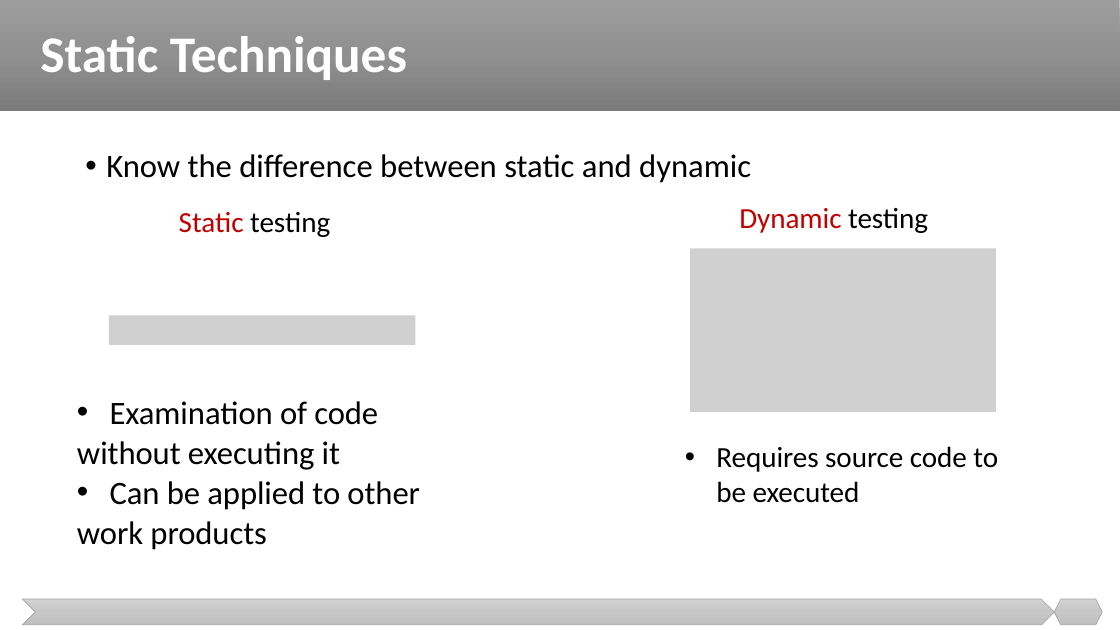
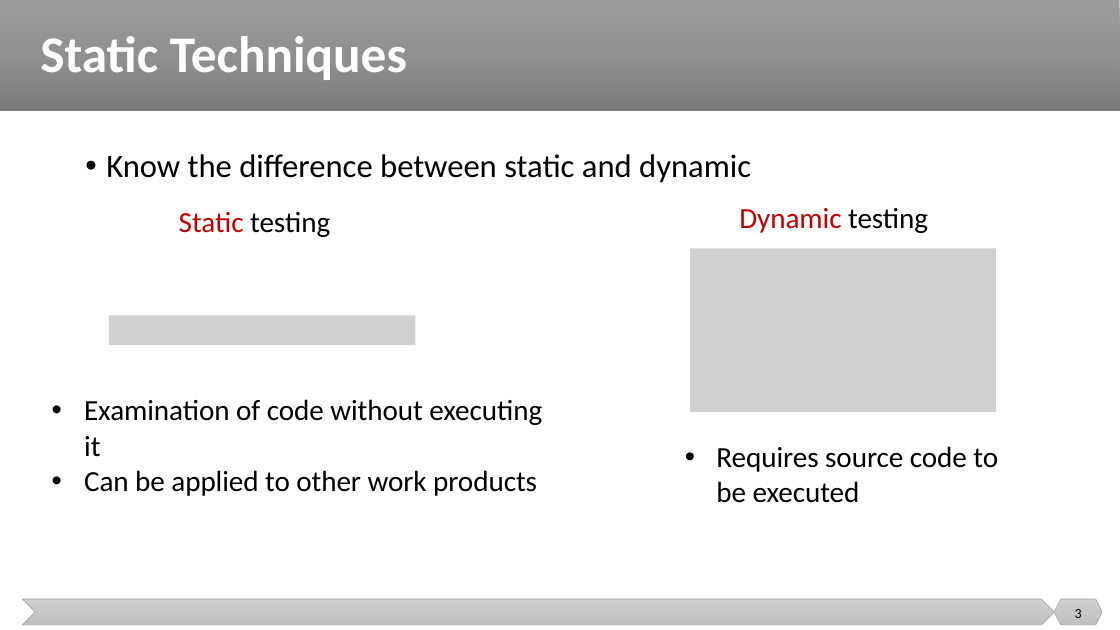
Before and after one commit to malenezi/malenezi, a slide deck: slide 3 of SE401/Lectures/4-Static Testing/Static Testing.pptx. Drawn at 1120x630 pixels with LibreOffice and Linux fonts; fonts in the diff are those of the drawing; grey boxes stand for pictures. Boxes give left, top, right and bottom in pixels: in the first picture for what was removed or moved away, otherwise in the second. Text is boxed around its words. In the diff, an @@ line names an element or a change of style, - is before the commit and + after.

```diff
--- a/SE401/Lectures/4-Static Testing/Static Testing.pptx
+++ b/SE401/Lectures/4-Static Testing/Static Testing.pptx
@@ text at [84,399,542,496]: text changed; size 28 to 25 pt @@
-• Examination of code
-without executing it
-• Can be applied to other
-work products
+• Examination of code without executing it
+• Can be applied to other work products
@@ page number added at [1075,609,1082,618], 12 pt, text #000000 @@
+3
```
Also in this commit, not shown: 49 other slides changed, 1 other file.
